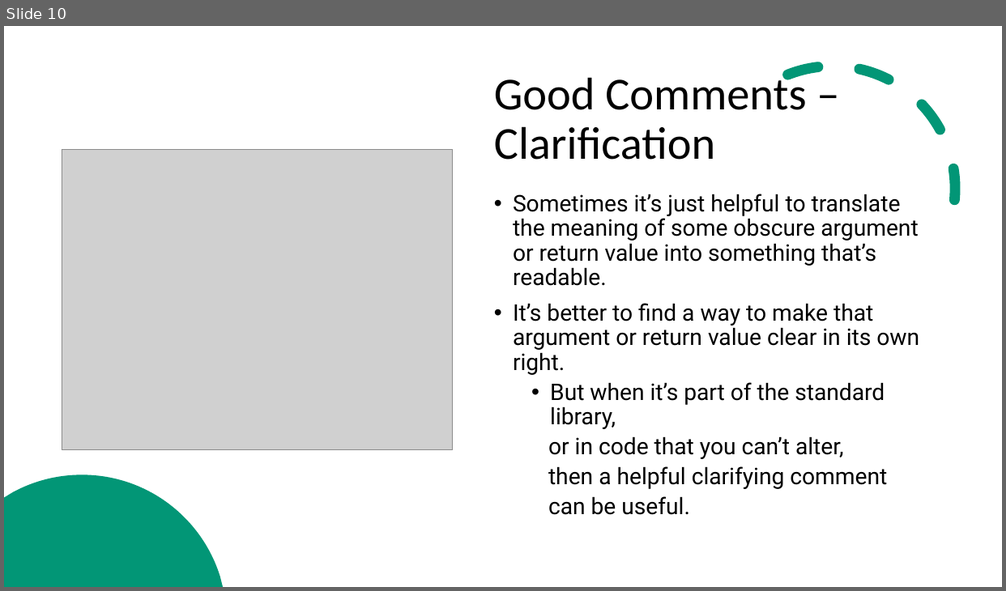
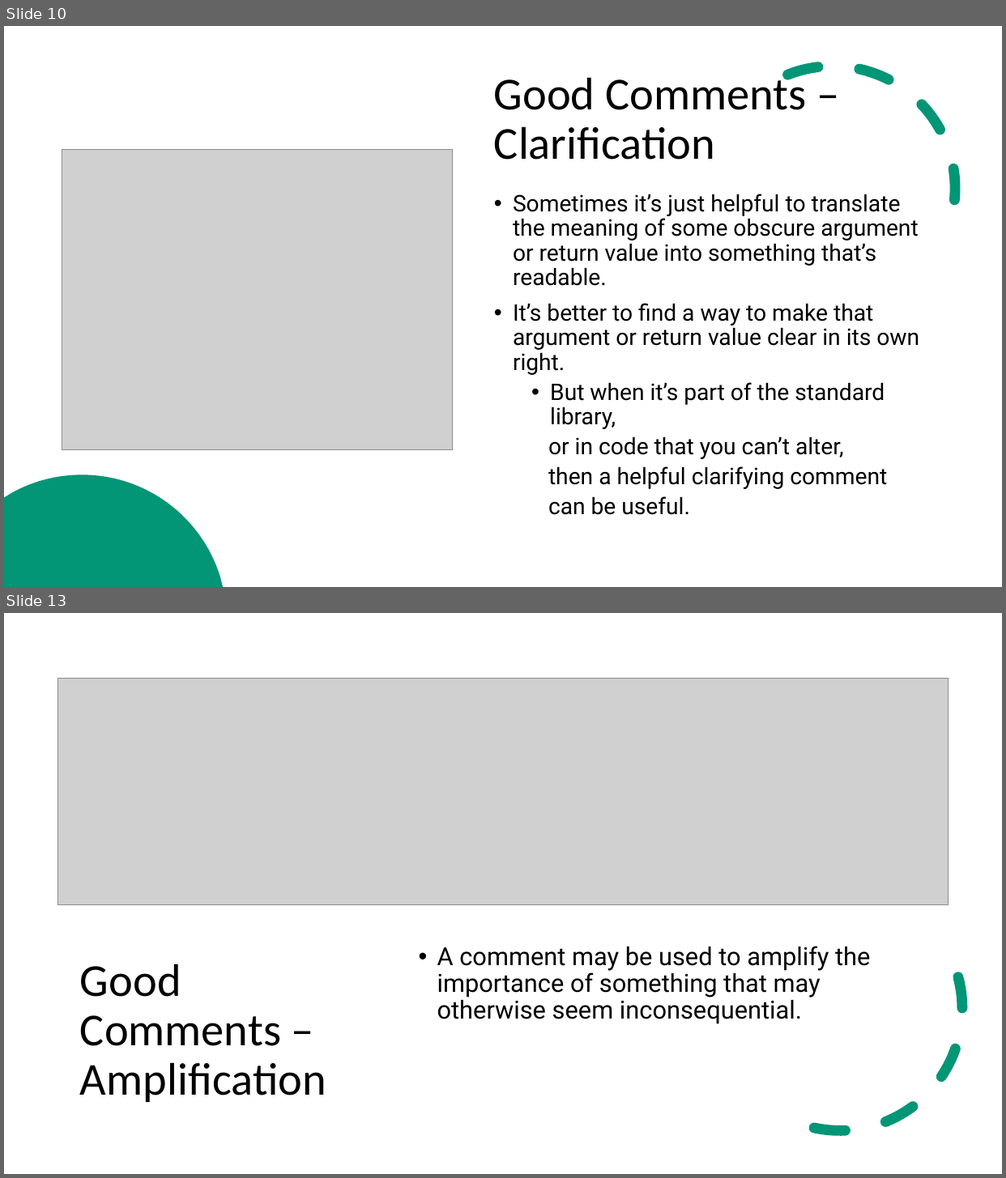
Before and after one commit to ZeinaZayed4/clean-code, a slide deck: Clean Code - Chapter 4.pptx. Shown one above the other, each under a label of ours: slide 10 before the commit, slides 10 and 13 after it; the slides between them are not shown. The pictures are 1006x591 and 1006x1178 pixels, drawn with LibreOffice and Linux fonts; fonts in the diff are those of the drawing; grey boxes stand for pictures. Boxes give left, top, right and bottom in pixels: in the first picture for what was removed or moved away, otherwise in the second. Text is boxed around its words. In the diff, an @@ line names an element or a change of style, - is before the commit and + after.

```diff
--- a/Clean Code - Chapter 4.pptx
+++ b/Clean Code - Chapter 4.pptx
@@ slide 13 added at (x1=4, y1=613, x2=1002, y2=1174), background #FFFFFF; not listed: 2 template elements that a slide beside it also shows @@
@@ rectangle added at (x1=4, y1=613, x2=1002, y2=1174), fill #FFFFFF @@
@@ picture added at (x1=58, y1=678, x2=948, y2=905) @@
@@ arc (boxed as its full ellipse) added at (x1=691, y1=859, x2=989, y2=1158), outline #029676 10 pt dashed @@
@@ text added at (x1=437, y1=946, x2=870, y2=1024), 24 pt, text #000000 @@
+• A comment may be used to amplify the importance of something that may otherwise seem inconsequential.
@@ title added at (x1=80, y1=964, x2=326, y2=1102), 44 pt, text #000000 @@
+Good Comments – Amplification
```
Also in this commit, not shown: 7 other slides added.
